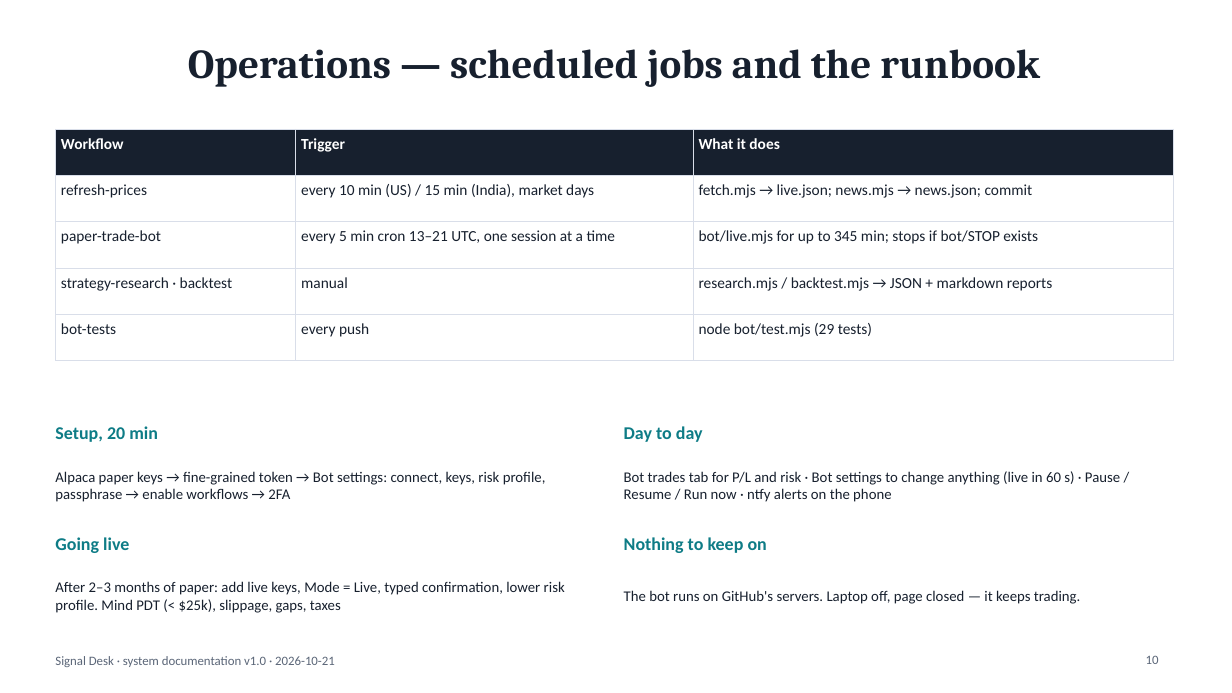
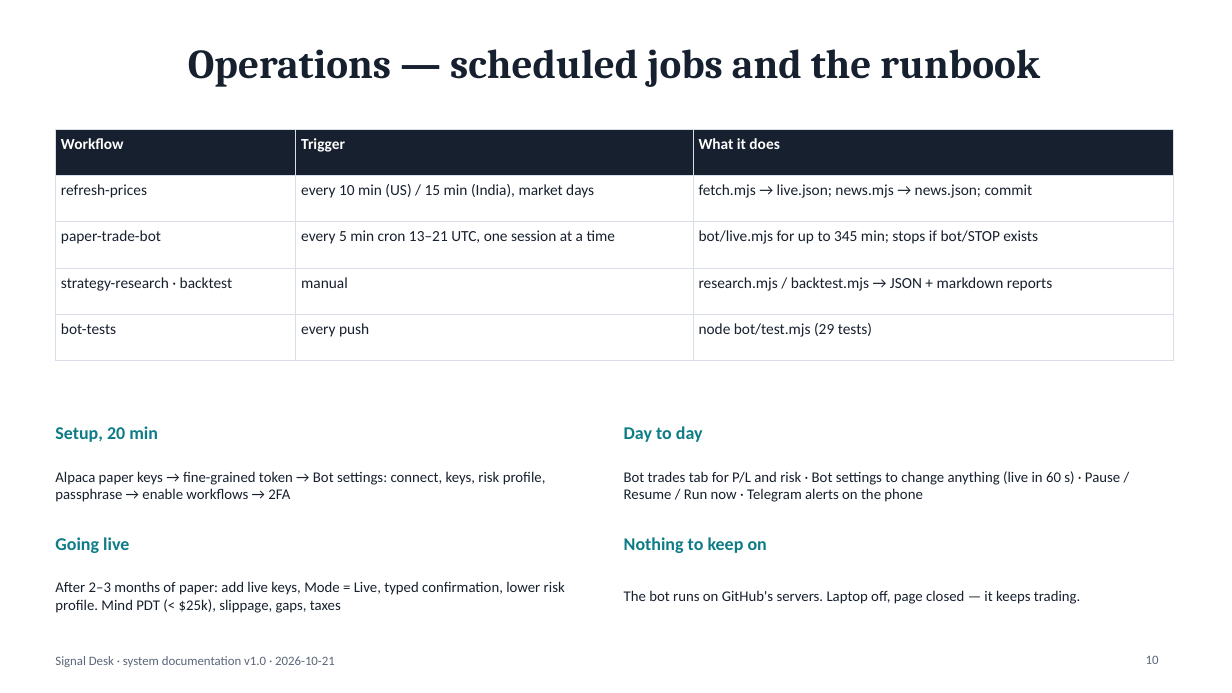
Before and after one commit to harimula/signal-desk, a slide deck: slide 10 of docs/architecture.pptx. Drawn at 1232x693 pixels with LibreOffice and Linux fonts; fonts in the diff are those of the drawing. Boxes give left, top, right and bottom in pixels: in the first picture for what was removed or moved away, otherwise in the second. Text is boxed around its words. In the diff, an @@ line names an element or a change of style, - is before the commit and + after.

```diff
--- a/docs/architecture.pptx
+++ b/docs/architecture.pptx
@@ text at (624,471,1120,502): text changed @@
-Bot trades tab for P/L and risk · Bot settings to change anything (live in 60 s) · Pause / Resume / Run now · ntfy alerts on the phone
+Bot trades tab for P/L and risk · Bot settings to change anything (live in 60 s) · Pause / Resume / Run now · Telegram alerts on the phone
```
Also in this commit, not shown: 3 other slides changed, 15 other files.
